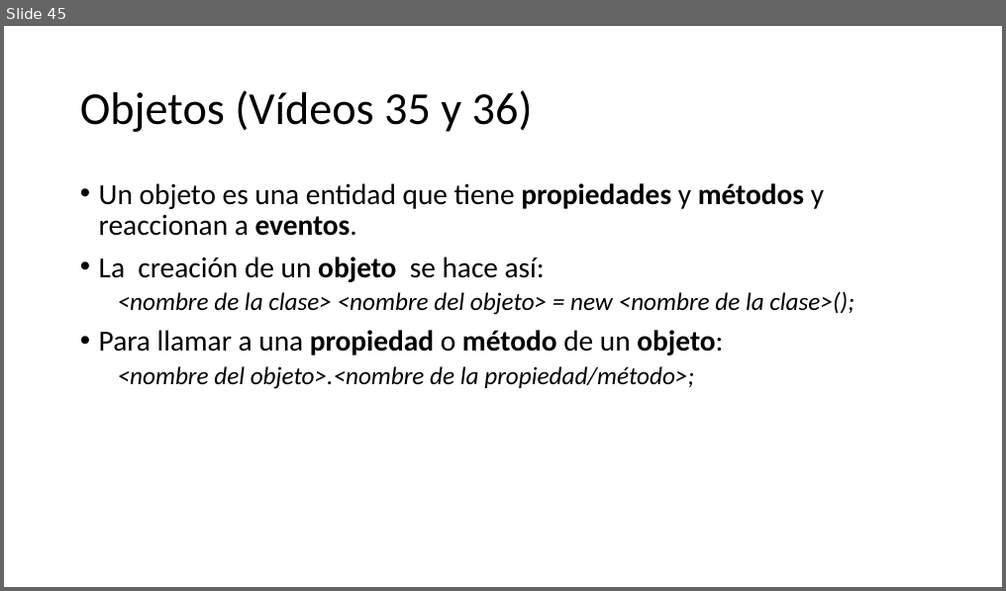
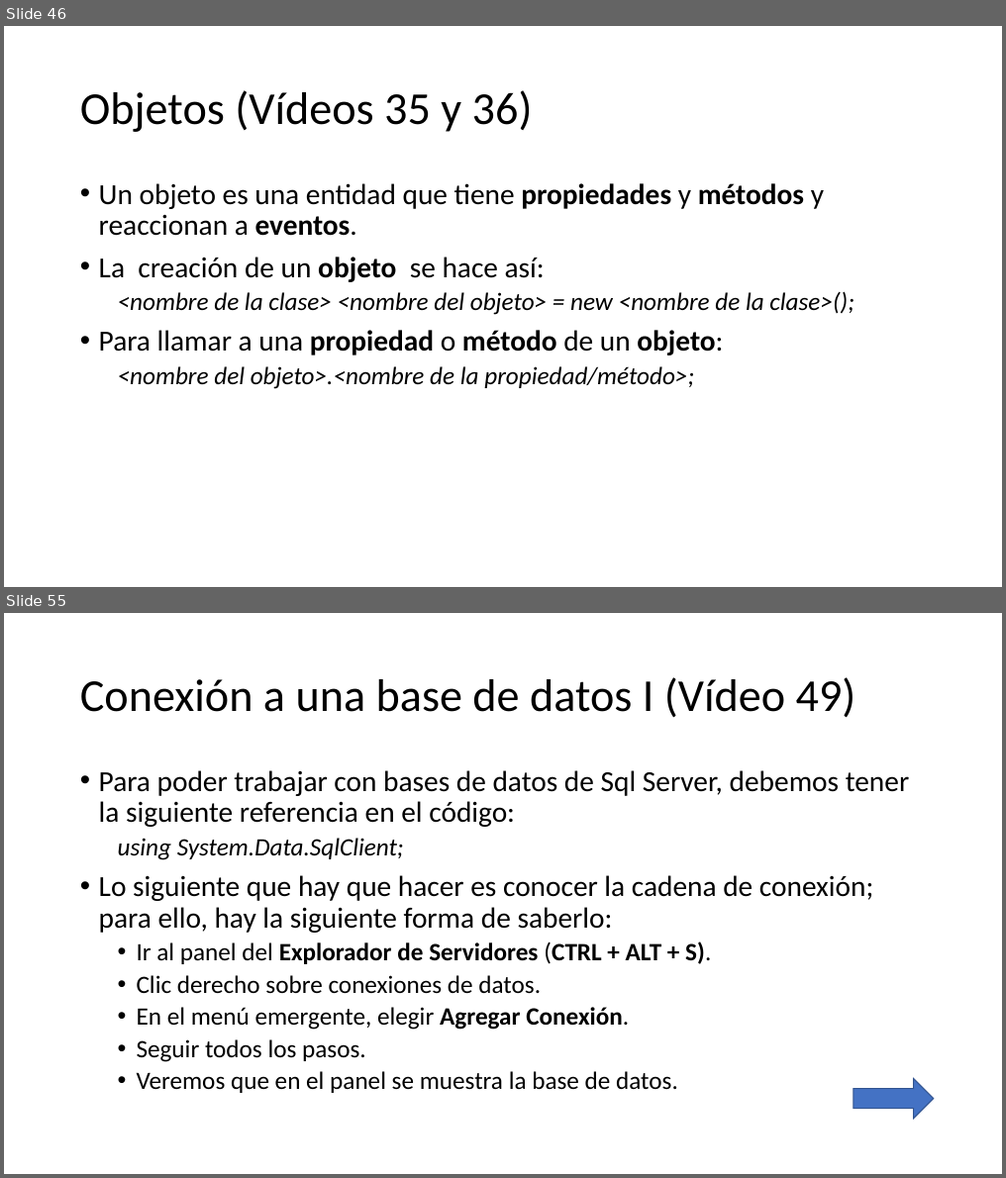
Before and after one commit to Worome/Recetatic, a slide deck: Recetatic/Visual C#.pptx. Shown one above the other, each under a label of ours: slide 45 before the commit, slides 46 and 55 after it; the slides between them are not shown. The pictures are 1006x591 and 1006x1178 pixels, drawn with LibreOffice and Linux fonts; fonts in the diff are those of the drawing. Boxes give left, top, right and bottom in pixels: in the first picture for what was removed or moved away, otherwise in the second. Text is boxed around its words. In the diff, an @@ line names an element or a change of style, - is before the commit and + after.

```diff
--- a/Recetatic/Visual C#.pptx
+++ b/Recetatic/Visual C#.pptx
@@ slide 55 added at bbox=[4, 613, 1002, 1174], background #FFFFFF @@
@@ title added at bbox=[80, 677, 856, 718], 44 pt, text #000000 @@
+Conexión a una base de datos I (Vídeo 49)
@@ text added at bbox=[99, 770, 909, 1093], 24 pt, text #000000 @@
+• Para poder trabajar con bases de datos de Sql Server, debemos tener la siguiente referencia en el código:
+  using System.Data.SqlClient;
+• Lo siguiente que hay que hacer es conocer la cadena de conexión; para ello, hay la siguiente forma de saberlo:
+  • Ir al panel del Explorador de Servidores (CTRL + ALT + S).
+  • Clic derecho sobre conexiones de datos.
+  • En el menú emergente, elegir Agregar Conexión.
+  • Seguir todos los pasos.
+  • Veremos que en el panel se muestra la base de datos.
@@ right arrow added at bbox=[853, 1079, 934, 1119], fill #4472C4, outline #325491 1 pt @@
@@ what was slide 45 is now slide 46 @@
```
Also in this commit, not shown: 1 slide changed, 15 other slides added.
